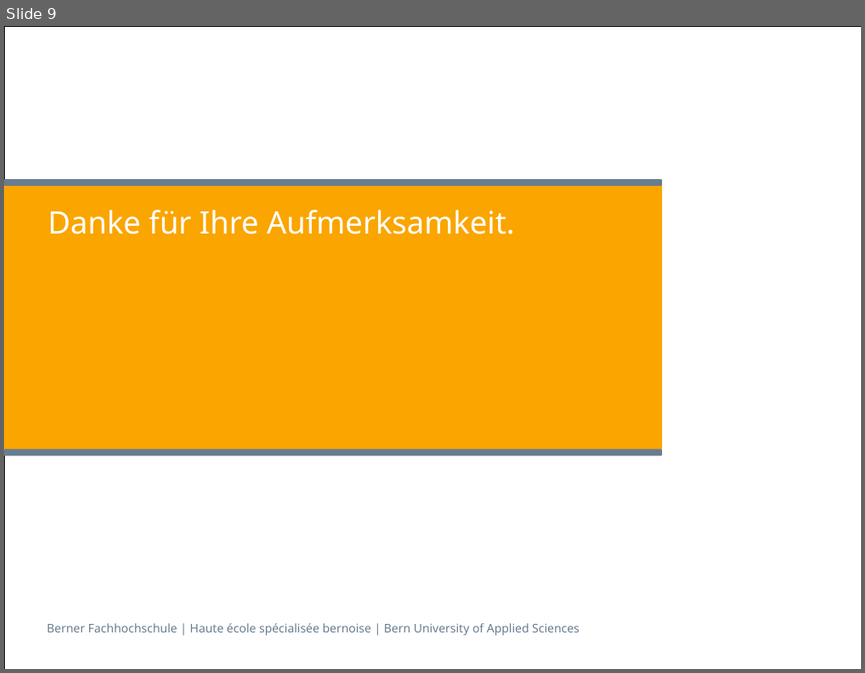
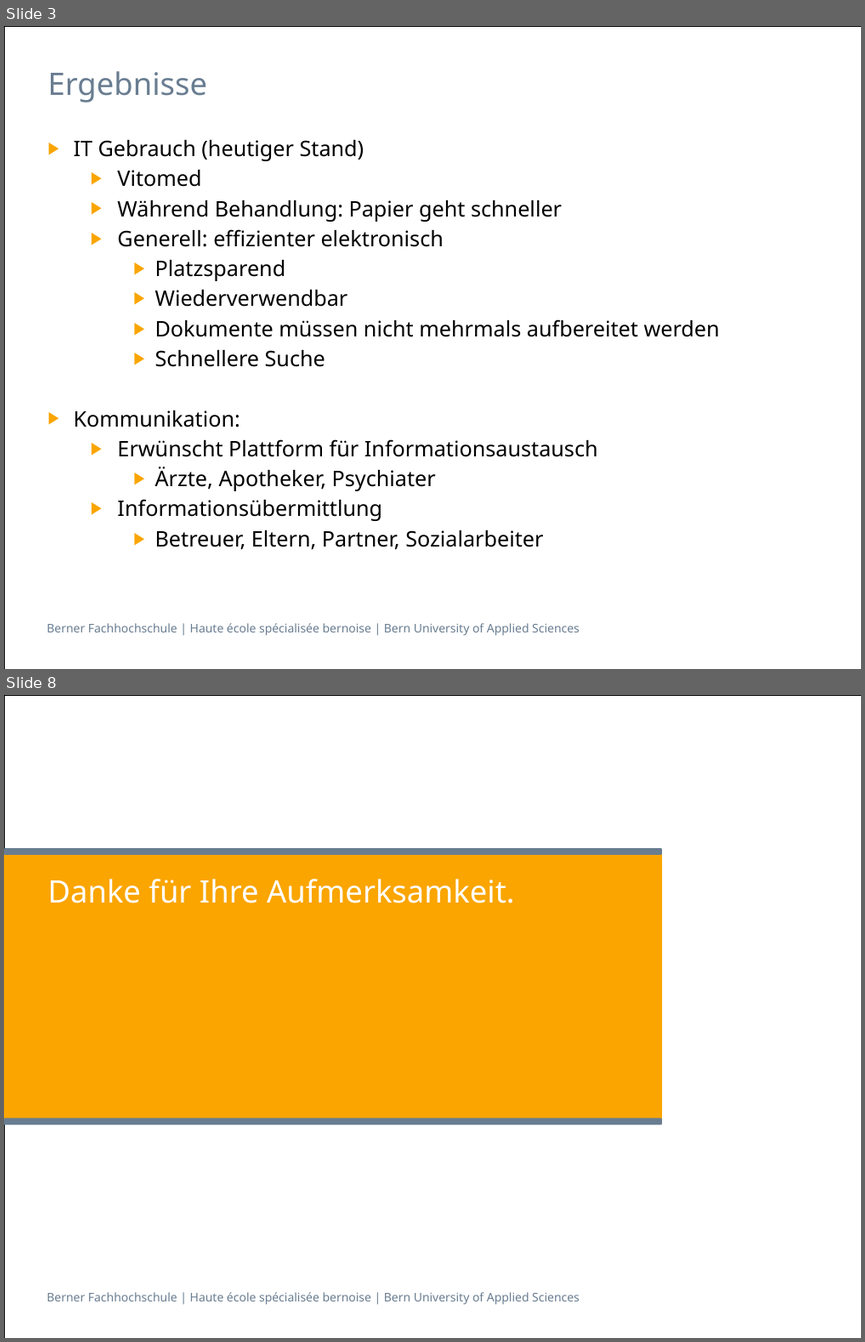
Before and after one commit to sevib1/ch.bfh.btx8081.w2016.blue, a slide deck: doc/CS1/Präsentation_CS1_Task_3_Blau.pptx. Shown one above the other, each under a label of ours: slide 9 before the commit, slides 3 and 8 after it; the slides between them are not shown. The pictures are 865x673 and 865x1342 pixels, drawn with LibreOffice and Linux fonts; fonts in the diff are those of the drawing. Boxes give left, top, right and bottom in pixels: in the first picture for what was removed or moved away, otherwise in the second. Text is boxed around its words. In the diff, an @@ line names an element or a change of style, - is before the commit and + after.

```diff
--- a/doc/CS1/Präsentation_CS1_Task_3_Blau.pptx
+++ b/doc/CS1/Präsentation_CS1_Task_3_Blau.pptx
@@ slide 3 added at (4,26,861,669), background #FFFFFF; not listed: 2 template elements that a slide beside it also shows @@
@@ title added at (48,71,207,102), 26 pt, text #697D91 @@
+Ergebnisse
@@ text added at (74,140,720,550), 18 pt, text #000000 @@
+▶ IT Gebrauch (heutiger Stand)
+  ▶ Vitomed
+  ▶ Während Behandlung: Papier geht schneller
+  ▶ Generell: effizienter elektronisch
+    ▶ Platzsparend
+    ▶ Wiederverwendbar
+    ▶ Dokumente müssen nicht mehrmals aufbereitet werden
+    ▶ Schnellere Suche
+▶ Kommunikation:
+  ▶ Erwünscht Plattform für Informationsaustausch
+    ▶ Ärzte, Apotheker, Psychiater
+  ▶ Informationsübermittlung
+    ▶ Betreuer, Eltern, Partner, Sozialarbeiter
@@ what was slide 9 is now slide 8 @@
```
Also in this commit, not shown: 1 slide changed, 26 other slides added, 7 slides removed.
